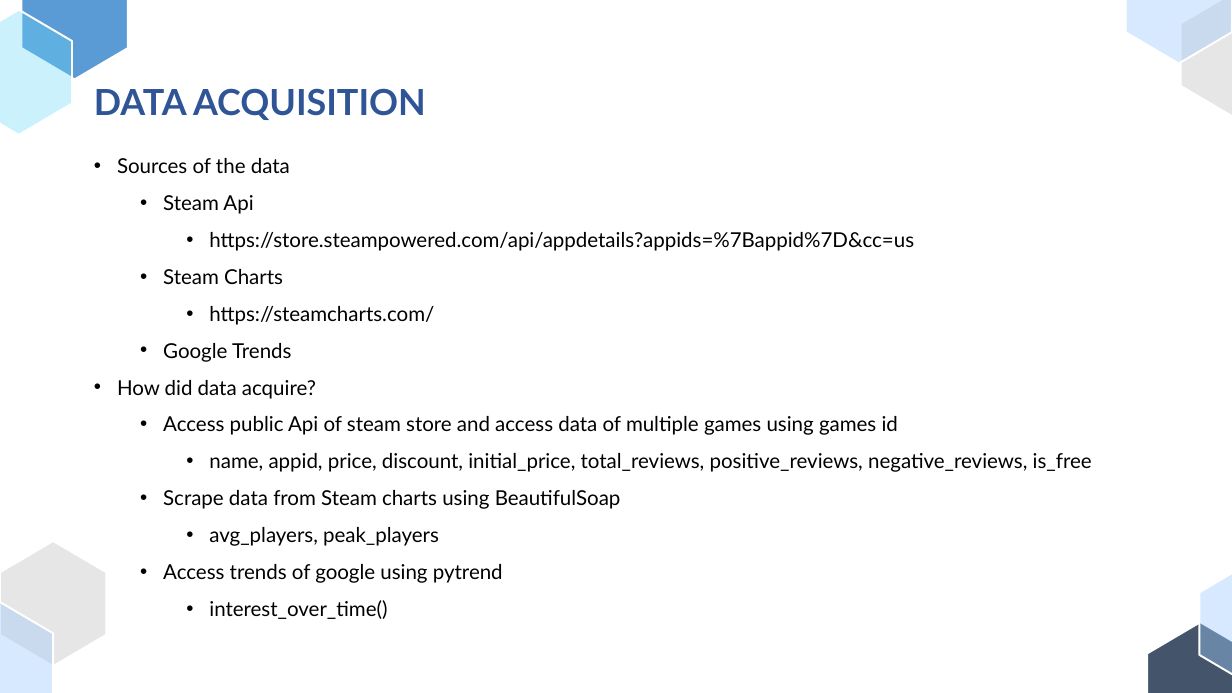
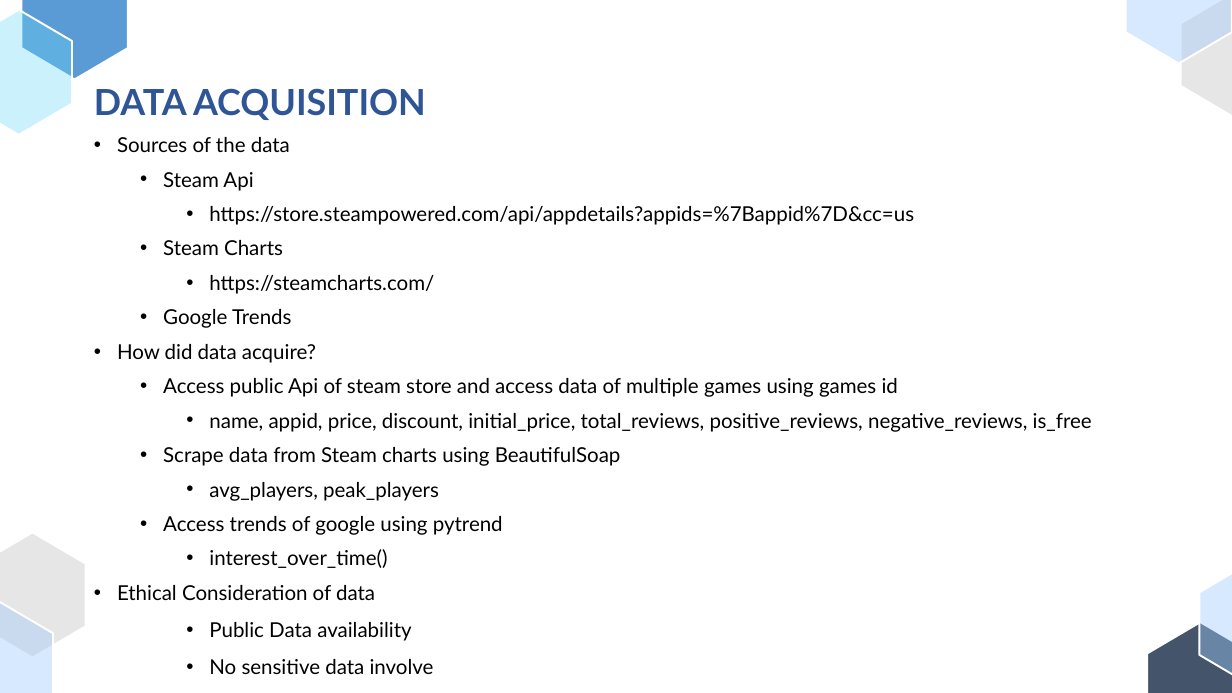
Before and after one commit to taimoor0078/Programming-20054191-, a slide deck: slide 5 of Final Presentation.pptx. Drawn at 1232x693 pixels with LibreOffice and Linux fonts; fonts in the diff are those of the drawing. Boxes give left, top, right and bottom in pixels: in the first picture for what was removed or moved away, otherwise in the second. Text is boxed around its words. In the diff, an @@ line names an element or a change of style, - is before the commit and + after.

Commit message:
CA 2 Presentation

```diff
--- a/Final Presentation.pptx
+++ b/Final Presentation.pptx
@@ text "Sources of the data": place and size @@
-text "Sources of the data" at (117,158,1092,619)
+text "Sources of the data" at (117,137,1092,674)
@@ text at (117,137,1092,568): line spacing 1.5 to 1.4 @@
@@ freeform shape: place and size @@
-freeform shape at (0,541,106,665)
+freeform shape at (0,532,86,657)
@@ text at (117,585,434,674): paragraphs added @@
+  • Ethical Consideration of data
+      • Public Data availability
+      • No sensitive data involve
```
Also in this commit, not shown: 6 other slides changed, 1 slide added, 1 slide removed.
